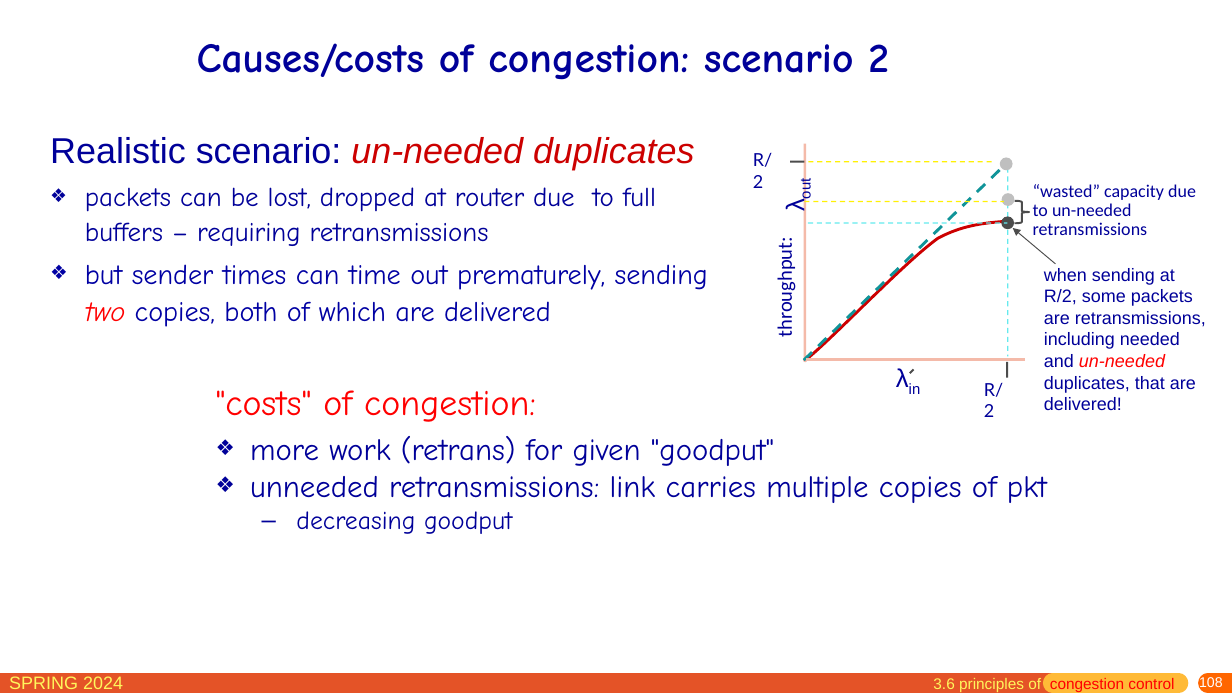
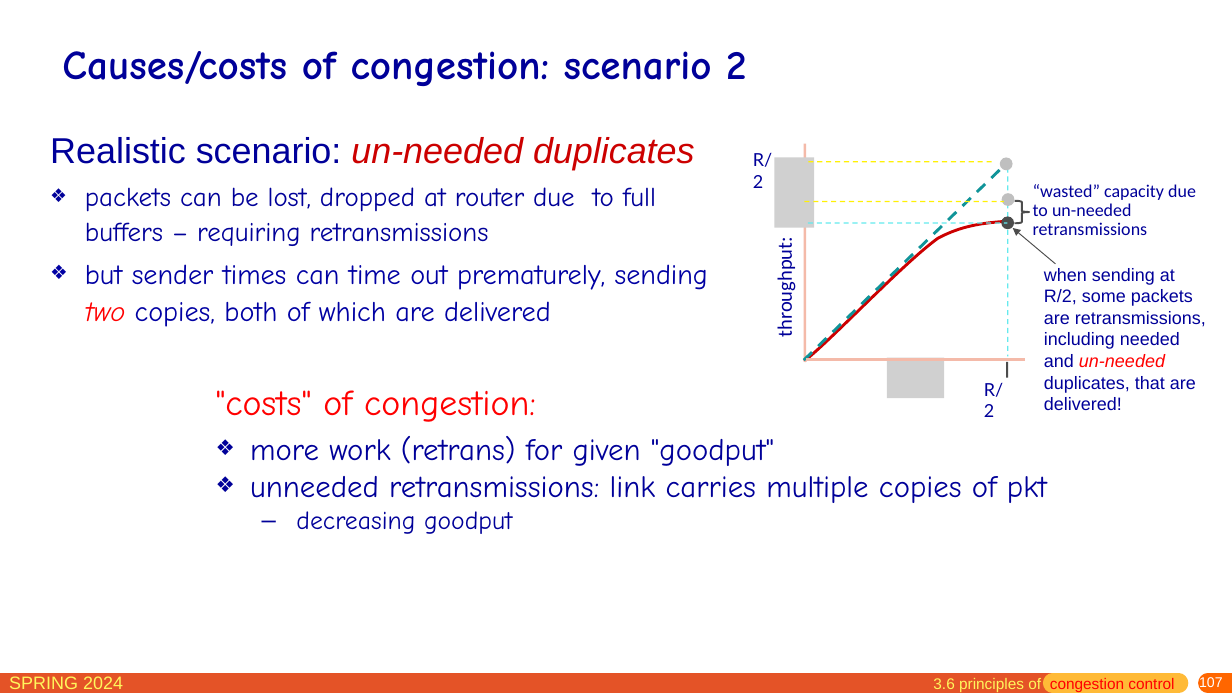
Before and after one commit to network-whu/slides, a slide deck: slide 107 of pptx/chapter3.pptx (slide 108 before the commit). Drawn at 1232x693 pixels with LibreOffice and Linux fonts; fonts in the diff are those of the drawing; grey boxes stand for pictures. Boxes give left, top, right and bottom in pixels: in the first picture for what was removed or moved away, otherwise in the second. Text is boxed around its words. In the diff, an @@ line names an element or a change of style, - is before the commit and + after.

```diff
--- a/pptx/chapter3.pptx
+++ b/pptx/chapter3.pptx
@@ title "Causes/costs of congestion: scenario 2": place and size @@
-title "Causes/costs of congestion: scenario 2" at box(197, 43, 889, 80)
+title "Causes/costs of congestion: scenario 2" at box(62, 51, 746, 86)
@@ title "Causes/costs of congestion: scenario 2" at box(62, 51, 746, 86): size 32.4 to 32 pt @@
@@ group removed at box(775, 162, 933, 398): 2 texts, 2 lines @@
-λin
-λout
@@ picture added at box(775, 158, 815, 228) @@
@@ picture added at box(887, 358, 945, 398) @@
@@ page number at box(1199, 676, 1223, 691): text changed @@
-108
+107
```
Also in this commit, not shown: 21 other slides changed, 3 slides removed.
